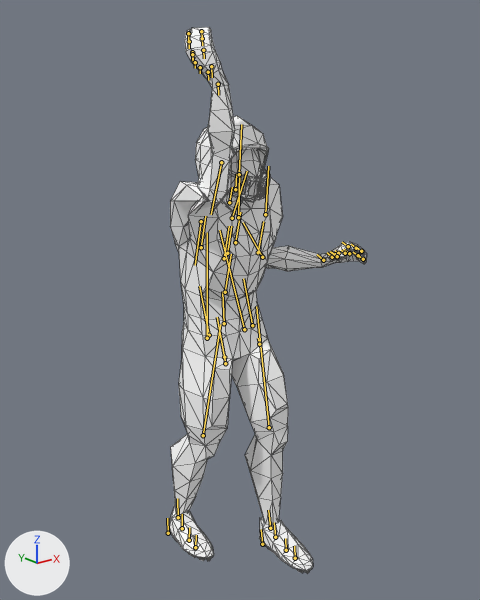
The glTF model flagster/lib/ochiplayer.glb, before and after one commit.
The view is the same before and after, from a camera (50 mm lens) standing at (-1.437, -1.883, 1.805) and looking at (0.009, -0.075, 1.082). Arrows for +X, +Y and +Z are at lower left; the lights stay in place. The first picture is the older version. Both versions are drawn at frame 18 of the action 'Lasso'; the numbers are the values there. The bones that change, and the others that lie on the model, are drawn over the model as lines. Mesh edges are drawn as thin lines.

Objects in the first picture: 'AmericanFootballMan.001'.
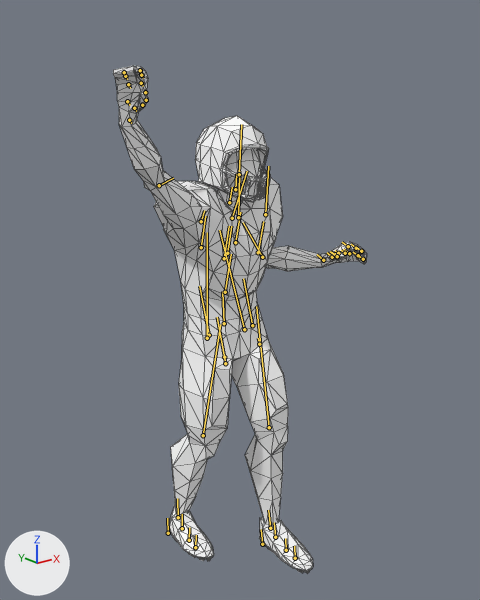
Boxes (x1, y1, x2, y2) around the edits, measured in the pictures (480 x 600 px):
```json
{"object": "AmericanFootballMan.001", "change": "posed", "before": [168, 27, 367, 574], "after": [113, 66, 367, 574], "on screen": "27% wider, 7% shorter"}
{"bone": "UpperArm_R", "before": "(201, 221) to (195, 265)", "after": "(201, 221) to (204, 210)"}
```

The change, as JSON lines over the scene's bpy script:
```json
{"block": "bone_upperarm_r", "where": "bone_upperarm_r = bpy.data.objects['Armature'].pose.bones['UpperArm_R']  # child of 'Shoulder_R'"}
{"op": "set", "path": "bone_upperarm_r.rotation_quaternion", "old": "(-0.12, -0.898, 0.417, 0.07)", "new": "(-0.728, 0.33, 0.237, 0.552)", "note": "degrees (164, 1, -50) -> degrees (-18, -45, -67)"}
```
